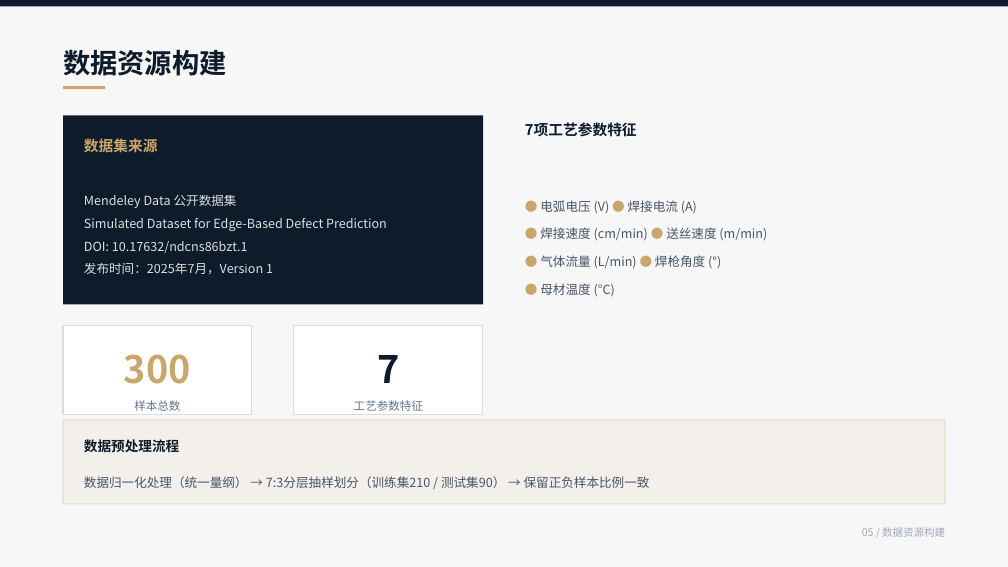
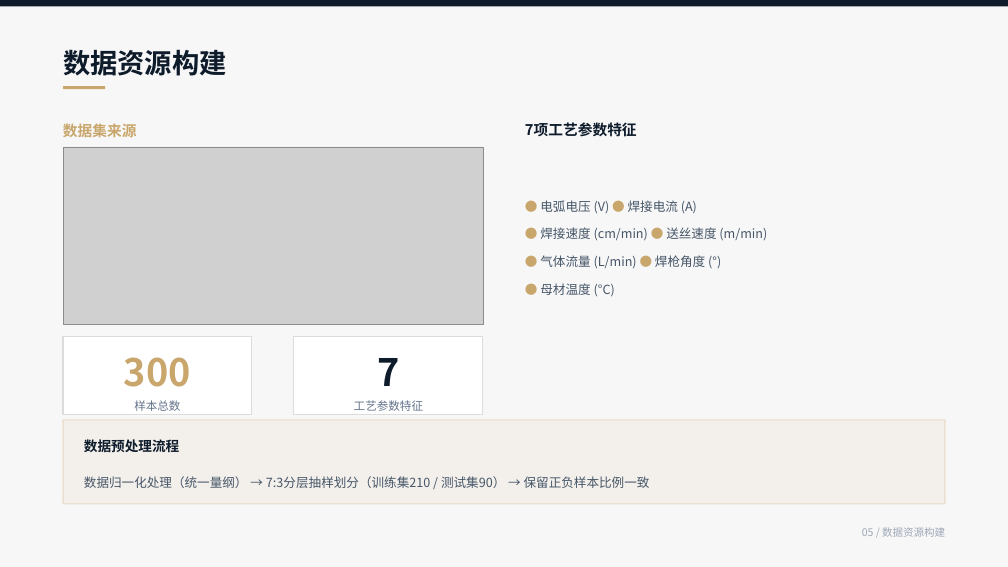
Before and after one commit to Li12389/li, a slide deck: slide 5 of 答辩PPT.pptx. Drawn at 1008x567 pixels with LibreOffice and Linux fonts; fonts in the diff are those of the drawing; grey boxes stand for pictures. Boxes give left, top, right and bottom in pixels: in the first picture for what was removed or moved away, otherwise in the second. Text is boxed around its words. In the diff, an @@ line names an element or a change of style, - is before the commit and + after.

Commit message:
更新答辩PPT：修改算法模块数据指标

```diff
--- a/答辩PPT.pptx
+++ b/答辩PPT.pptx
@@ text "数据集来源": place and size @@
-text "数据集来源" at [84,138,158,152]
+text "数据集来源" at [63,124,137,137]
@@ rounded rectangle removed at [63,116,483,305] @@
@@ picture added at [63,147,482,324] @@
@@ text removed at [84,195,387,274] @@
-Mendeley Data 公开数据集
-Simulated Dataset for Edge-Based Defect Prediction
-DOI: 10.17632/ndcns86bzt.1
-发布时间：2025年7月，Version 1
@@ rounded rectangle: place and size @@
-rounded rectangle at [63,326,252,415]
+rounded rectangle at [63,337,252,415]
@@ rounded rectangle: place and size @@
-rounded rectangle at [294,326,483,415]
+rounded rectangle at [294,337,483,415]
```
Also in this commit, not shown: 6 other slides changed.
